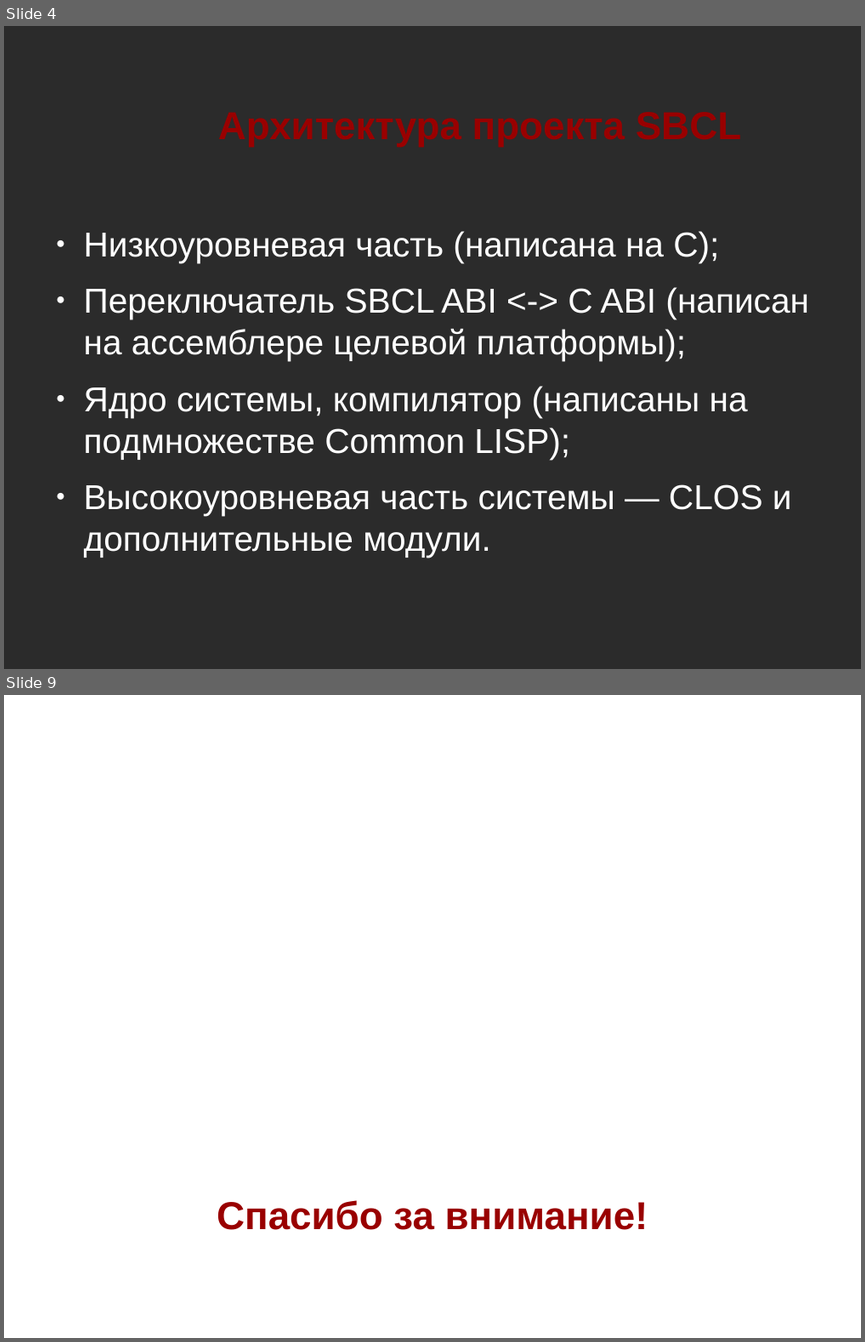
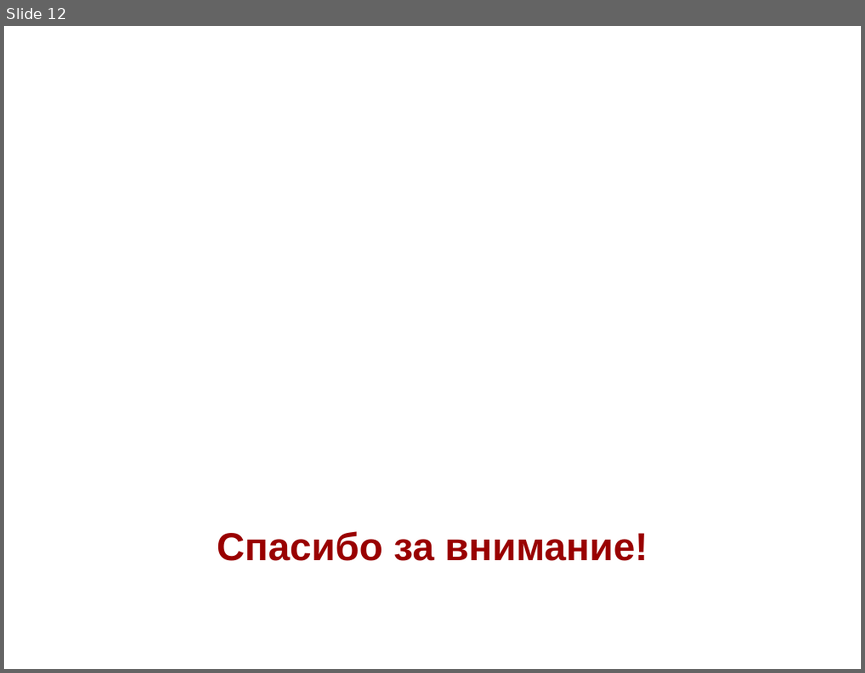
Before and after one commit to NIR-Ginko/presentations, a slide deck: 2020-02-07 ALT Join and community/ALT Join and community.odp. Shown one above the other, each under a label of ours: slides 4 and 9 before the commit, slide 12 after it; the slides between them are not shown. The pictures are 865x1342 and 865x673 pixels, drawn with LibreOffice and Linux fonts; fonts in the diff are those of the drawing; background and template pictures are left out; a plain dark background stands for a picture behind light text. Boxes give left, top, right and bottom in pixels: in the first picture for what was removed or moved away, otherwise in the second. Text is boxed around its words. In the diff, an @@ line names an element or a change of style, - is before the commit and + after.

```diff
--- a/2020-02-07 ALT Join and community/ALT Join and community.odp
+++ b/2020-02-07 ALT Join and community/ALT Join and community.odp
@@ slide 4 removed at (4, 26, 861, 669), background picture (left out) @@
@@ title removed at (218, 112, 741, 147) @@
-Архитектура проекта SBCL
@@ text removed at (84, 231, 809, 557) @@
-● Низкоуровневая часть (написана на C);
-● Переключатель SBCL ABI <-> C ABI (написан на ассемблере целевой платформы);
-● Ядро системы, компилятор (написаны на подмножестве Common LISP);
-● Высокоуровневая часть системы — CLOS и дополнительные модули.
@@ what was slide 9 is now slide 12 @@
```
Also in this commit, not shown: 11 slides added, 7 other slides removed.
